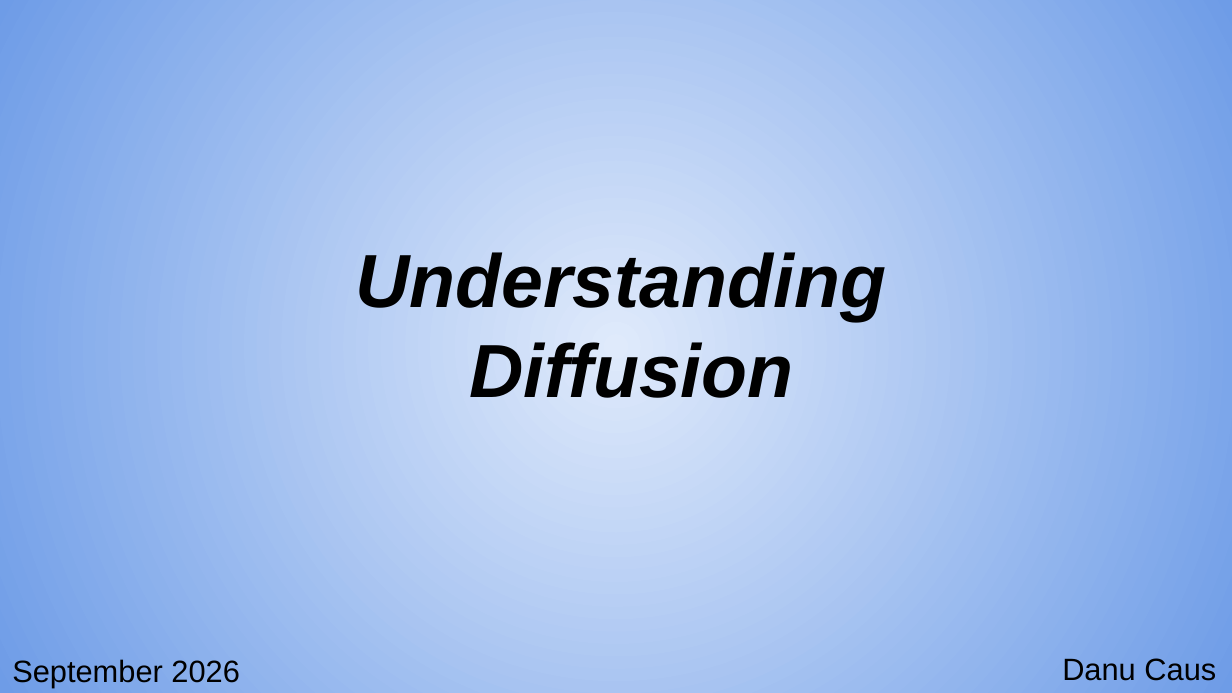
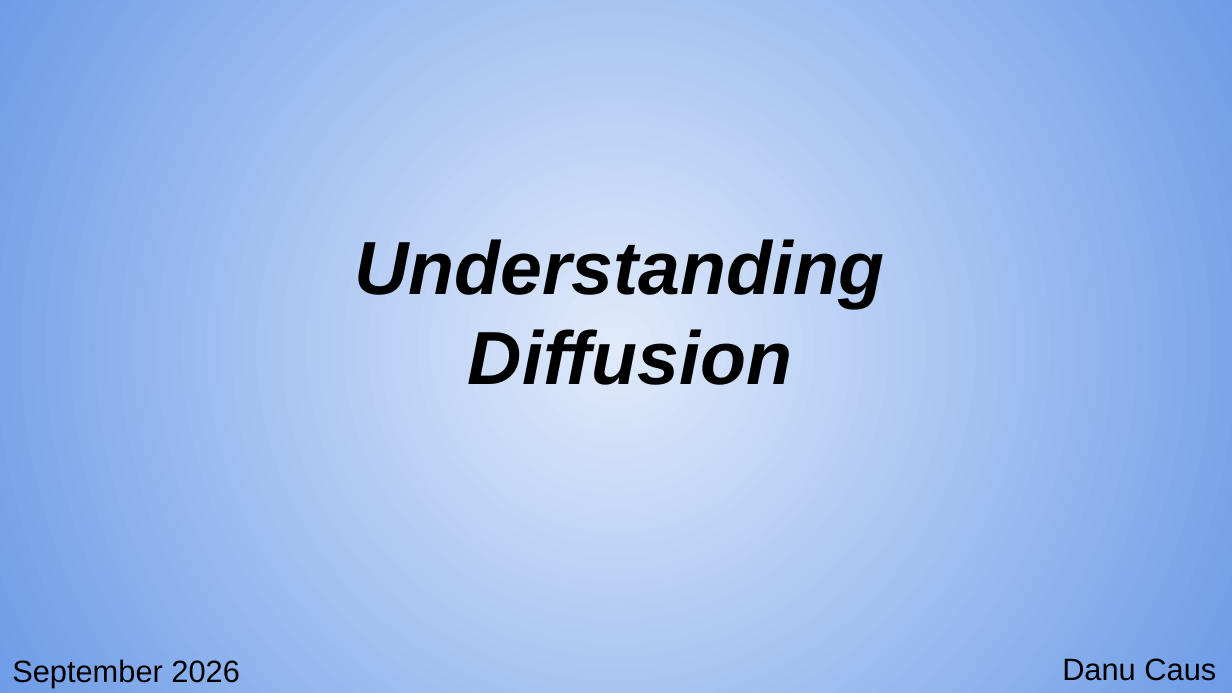
Before and after one commit to ducspe/DCPresentations, a slide deck: slide 1 of UnderstandingDiffusion/UnderstandingDiffusion.pptx. Drawn at 1232x693 pixels with LibreOffice and Linux fonts; fonts in the diff are those of the drawing. Boxes give left, top, right and bottom in pixels: in the first picture for what was removed or moved away, otherwise in the second. Text is boxed around its words. In the diff, an @@ line names an element or a change of style, - is before the commit and + after.

Commit message:
Refine Diffusion and Tokenization slides and update video tutorials
- Correct and clarify the Diffusion and Tokenization presentations in PDF and PowerPoint formats.
- Update the corresponding video tutorials and English SRT subtitles to reflect the revised slides.
- Remove the three VTT caption files, with browser caption regeneration and GitHub Pages updates deferred to a follow-up.

```diff
--- a/UnderstandingDiffusion/UnderstandingDiffusion.pptx
+++ b/UnderstandingDiffusion/UnderstandingDiffusion.pptx
@@ text "Understanding": place and size @@
-text "Understanding" at bbox=[355, 252, 886, 398]
+text "Understanding" at bbox=[354, 239, 885, 385]
```
Also in this commit, not shown: 6 other slides changed, 10 other files.
